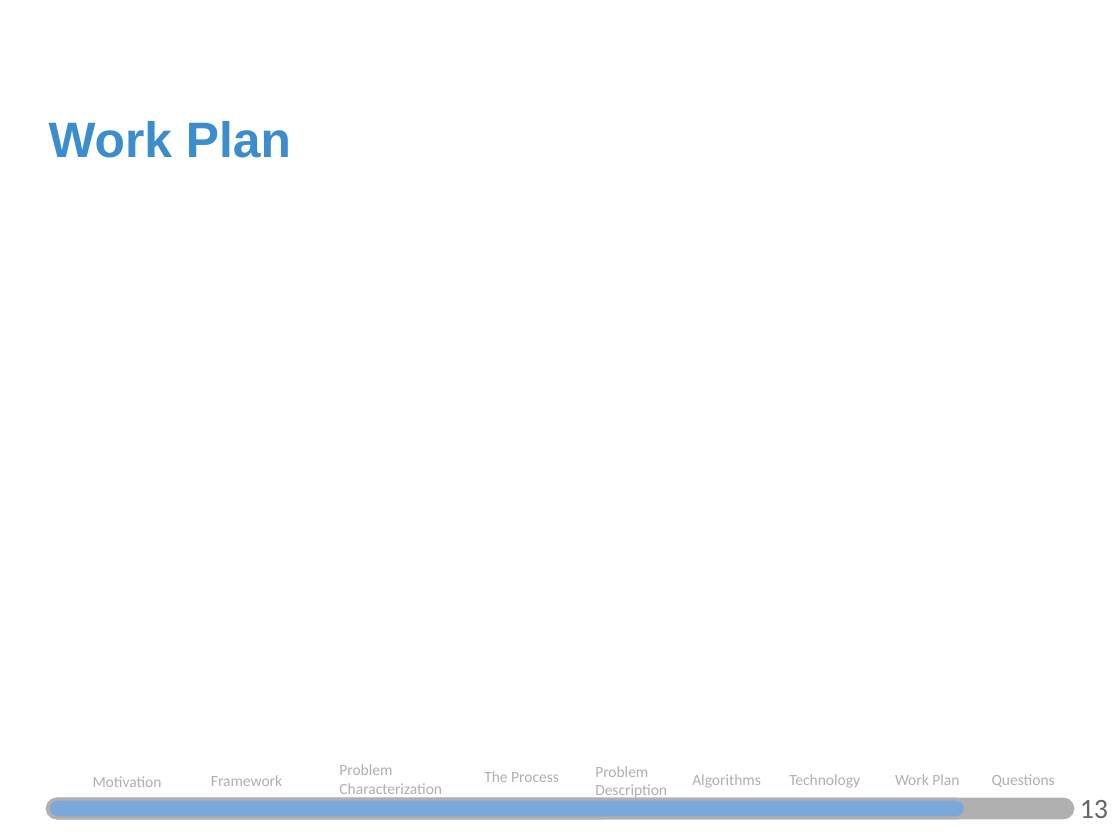
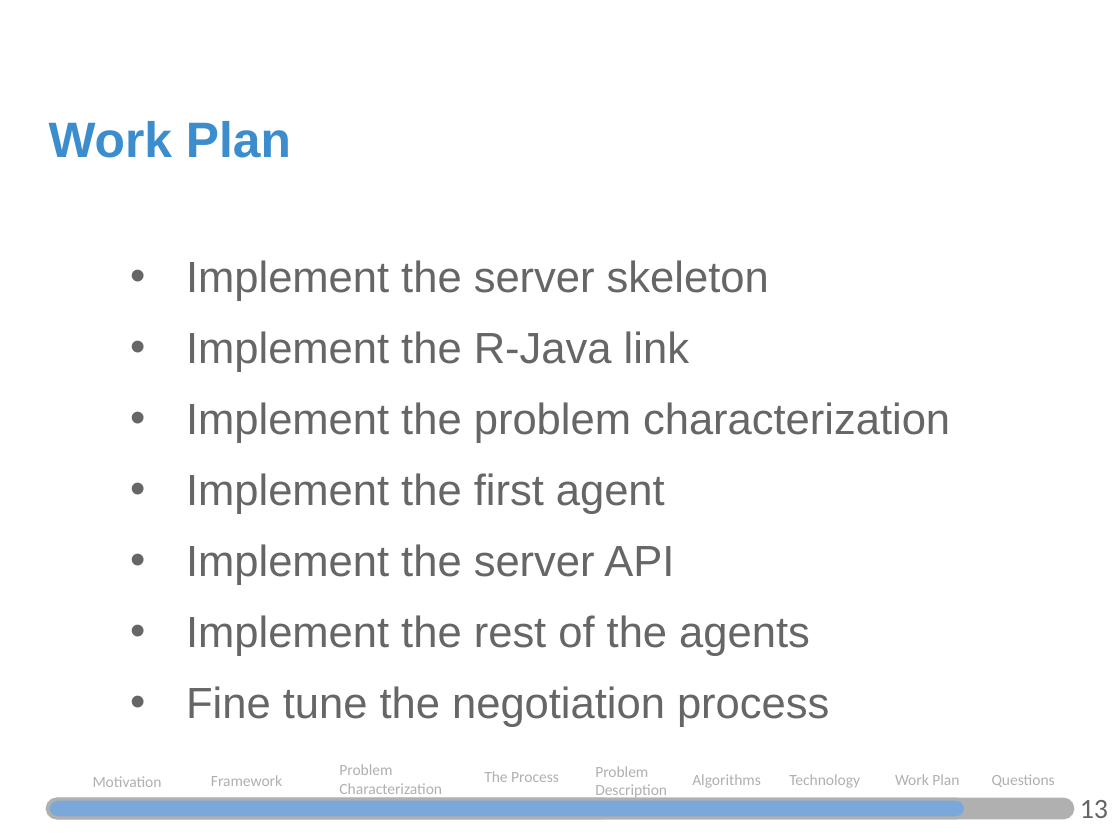
Before and after one commit to JosePedroMarques/DMMarket, a slide deck: slide 15 of SSIM-Intermediate.pptx. Drawn at 1120x840 pixels with LibreOffice and Linux fonts; fonts in the diff are those of the drawing. Boxes give left, top, right and bottom in pixels: in the first picture for what was removed or moved away, otherwise in the second. Text is boxed around its words. In the diff, an @@ line names an element or a change of style, - is before the commit and + after.

Commit message:
apresentacao v4

```diff
--- a/SSIM-Intermediate.pptx
+++ b/SSIM-Intermediate.pptx
@@ text added at [186, 260, 950, 727], 28 pt, text #666666 @@
+• Implement the server skeleton
+• Implement the R-Java link
+• Implement the problem characterization
+• Implement the first agent
+• Implement the server API
+• Implement the rest of the agents
+• Fine tune the negotiation process
```
